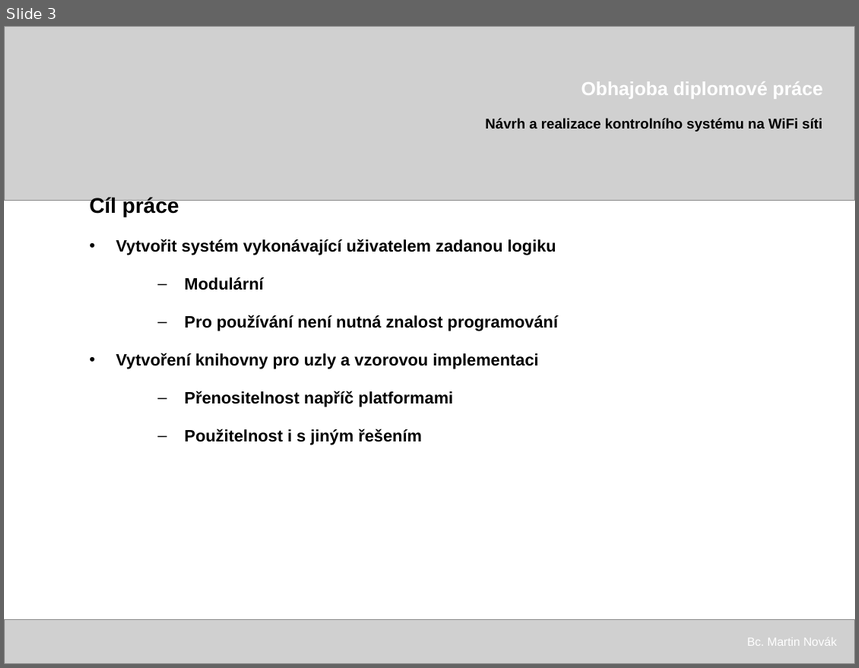
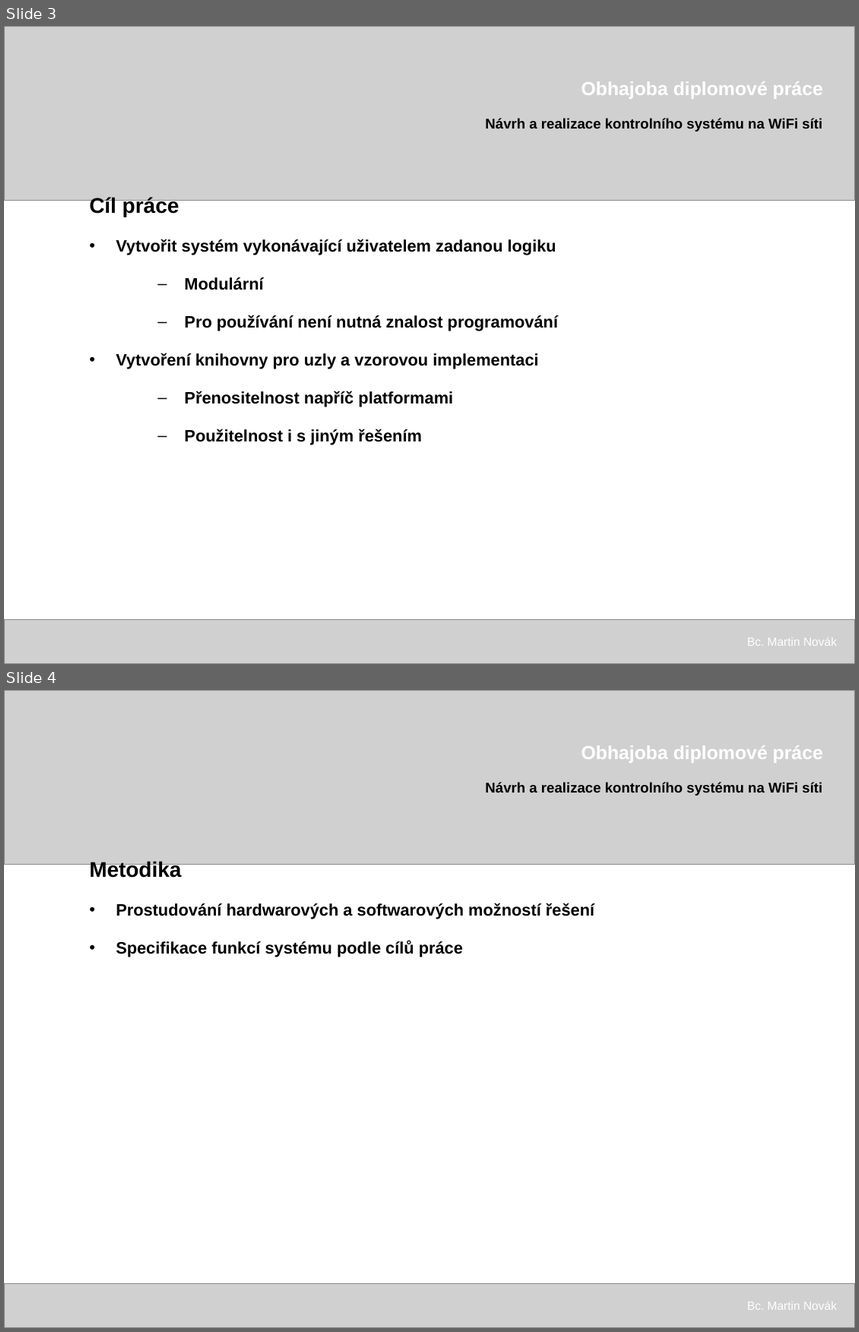
Before and after one commit to pjocesoj/diplomka_git, a slide deck: prezentace/xnovm288-obhajoba (sablona urna).pptx. Shown one above the other, each under a label of ours: slide 3 before the commit, slides 3 and 4 after it. The pictures are 859x668 and 859x1332 pixels, drawn with LibreOffice and Linux fonts; fonts in the diff are those of the drawing; grey boxes stand for pictures. Boxes give left, top, right and bottom in pixels: in the first picture for what was removed or moved away, otherwise in the second. Text is boxed around its words. In the diff, an @@ line names an element or a change of style, - is before the commit and + after.

Commit message:
metodika + obr

```diff
--- a/prezentace/xnovm288-obhajoba (sablona urna).pptx
+++ b/prezentace/xnovm288-obhajoba (sablona urna).pptx
@@ slide 4 added at [4, 690, 855, 1328], background #FFFFFF @@
@@ picture added at [4, 690, 855, 865] @@
@@ text added at [582, 745, 823, 763], 16 pt, text #FFFFFF, bold @@
+Obhajoba diplomové práce
@@ text added at [485, 782, 823, 796], 12 pt, text #000000, bold @@
+Návrh a realizace kontrolního systému na WiFi síti
@@ text added at [89, 861, 595, 958], 14 pt, text #000000, bold @@
+Metodika
+• Prostudování hardwarových a softwarových možností řešení
+• Specifikace funkcí systému podle cílů práce
@@ picture added at [4, 1284, 855, 1328] @@
@@ text added at [747, 1302, 837, 1310], 10 pt, text #FFFFFF @@
+Bc. Martin Novák
```
Also in this commit, not shown: 2 other slides added.
